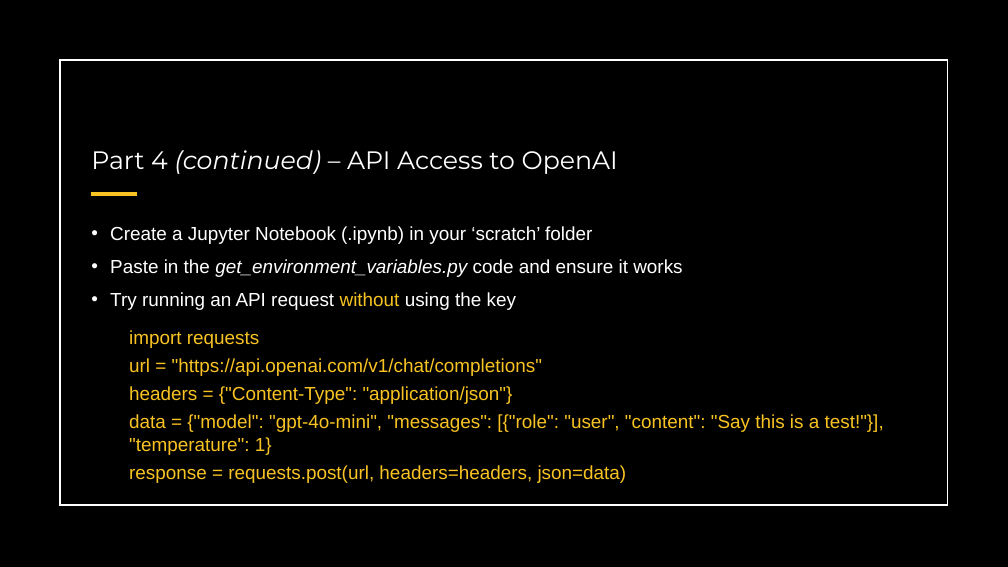
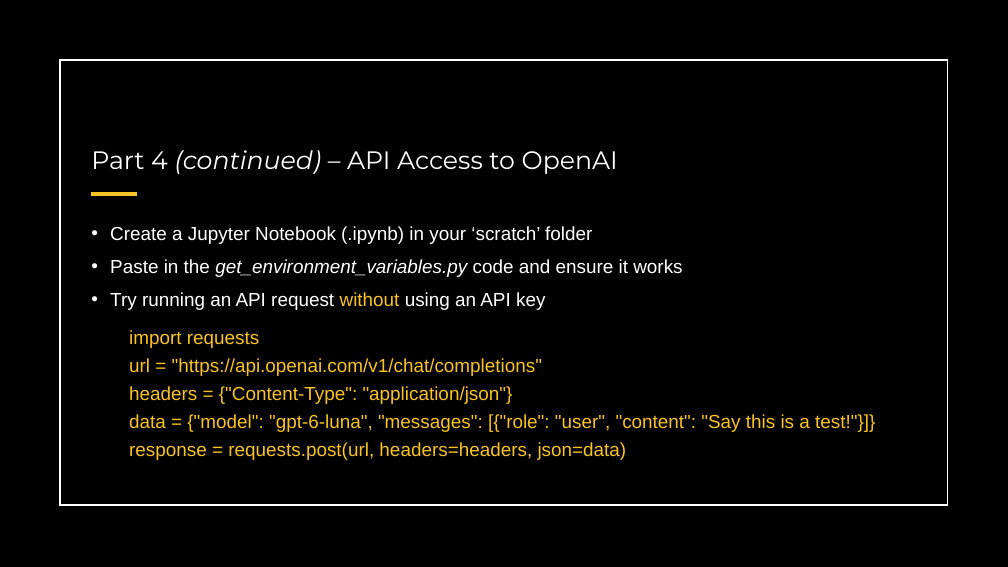
Before and after one commit to WynM167/MAN7916, a slide deck: slide 23 of slides/corpuscollection.pptx (slide 24 before the commit). Drawn at 1008x567 pixels with LibreOffice and Linux fonts; fonts in the diff are those of the drawing. Boxes give left, top, right and bottom in pixels: in the first picture for what was removed or moved away, otherwise in the second. Text is boxed around its words. In the diff, an @@ line names an element or a change of style, - is before the commit and + after.

```diff
--- a/slides/corpuscollection.pptx
+++ b/slides/corpuscollection.pptx
@@ text at (110, 292, 545, 310): text changed @@
-• Try running an API request without using the key
+• Try running an API request without using an API key
@@ text at (129, 414, 875, 432): text changed @@
-  data = {"model": "gpt-4o-mini", "messages": [{"role": "user", "content": "Say this is a test!"}], "temperature": 1}
+  data = {"model": "gpt-6-luna", "messages": [{"role": "user", "content": "Say this is a test!"}]}
```
Also in this commit, not shown: 3 other slides changed, 1 slide removed, 1 other file.
